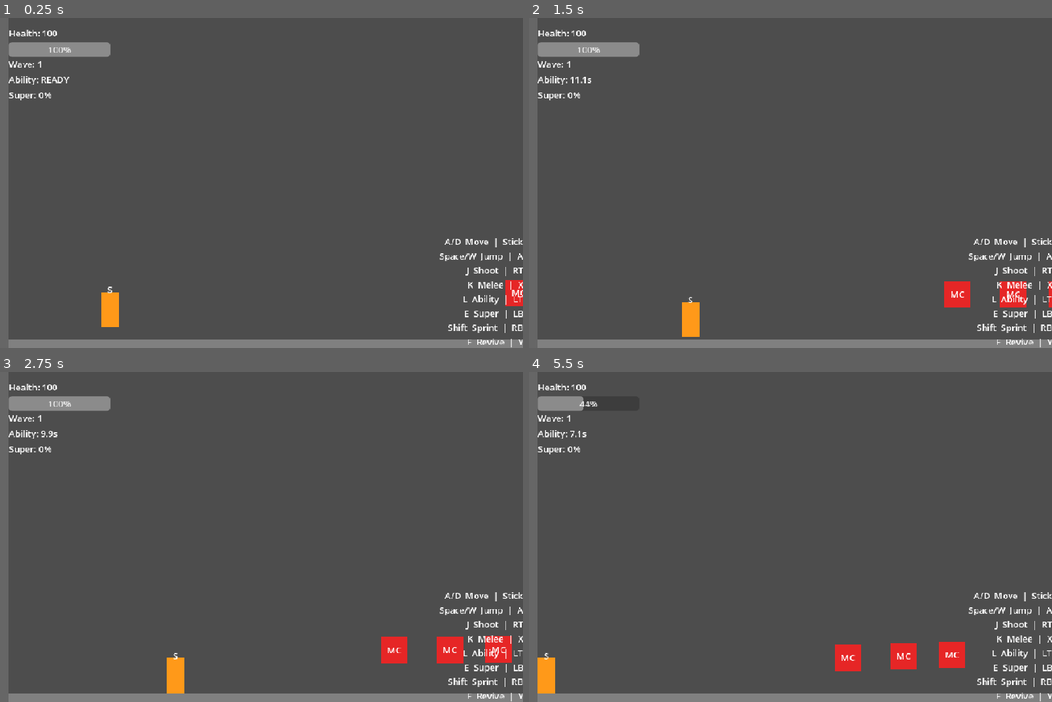
Above: before the commit, frames 1-4 (two rows, left to right).
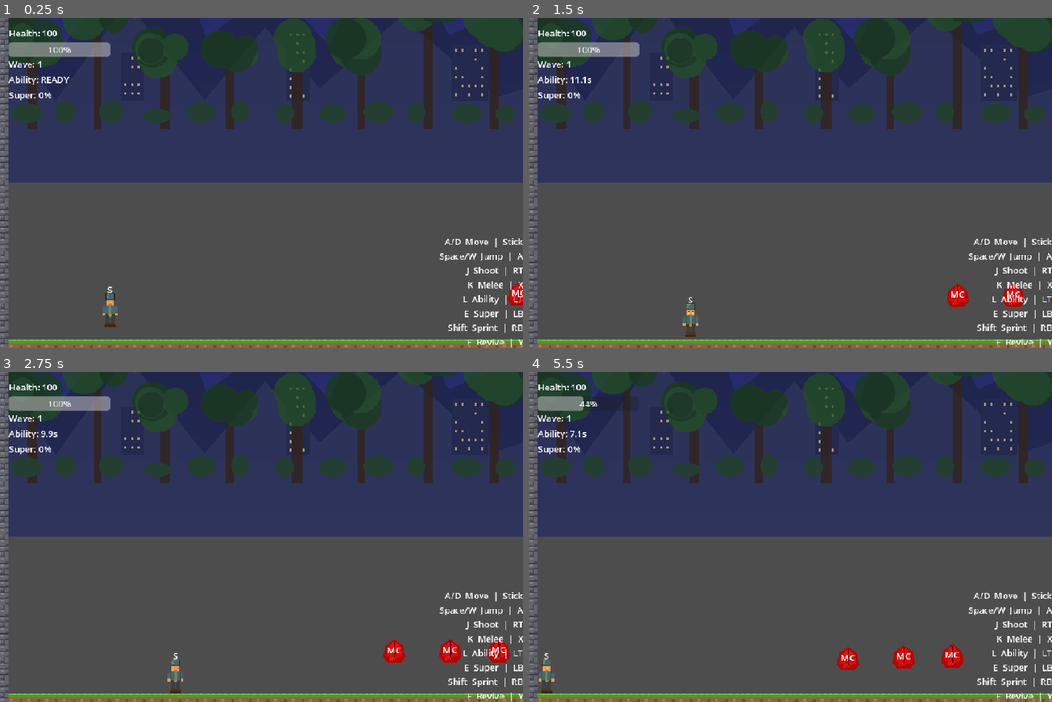
Above: after the commit, the same moments.

Repository: McSchnizzle/drew-coop-game
Game: Godot game, scene res://scenes/game.tscn
Two runs of this game, one before a commit and one after it. Both use one fixed random seed, a clock stepped at 60 frames per second and the inputs below. This scene is started directly instead of the project's main scene.
Inputs:
- Up to frame 1 (0.25 s): no input
- Up to frame 2 (1.5 s): hold D (move_right) 0.53-1.28 s; tap L (ability) at 0.6 s; tap Space (jump) at 0.77 s; hold A (move_left) from 1.28 s (still down); tap F (interact) at 1.35 s
- Up to frame 3 (2.75 s): tap Space (jump) at 1.52 s; release A (move_left) at 2.03 s; hold D (move_right) from 2.03 s (still down); tap K (melee) at 2.1 s
- Up to frame 4 (5.5 s): tap J (shoot) at 2.85 s; tap Space (jump) at 3.02, 3.77, 4.52 s; release D (move_right) at 3.53 s; hold A (move_left) from 3.53 s (still down); tap Shift (sprint) at 3.6 s; tap E (super) at 4.35 s; tap L (ability) at 5.1 s

The runs differ from the first frame. In frame 1, 52% of the frame differs, in the area x 0-100%, y 0-100%; in frame 2, 52%; in frame 3, 52%; in frame 4, 53%.

Commit message:
Replace all placeholder ColorRects with pixel art sprites and add parallax backgrounds
- Generate 16 pixel art PNG sprites (player, 5 enemy types, 2 projectile types,
  turret, 3 tile types, 3 parallax background layers) using PIL
- Replace ColorRect nodes with Sprite2D/TextureRect in all 10 gameplay scenes
  (player, enemy, 4 enemy variants, 2 projectiles, turret, game)
- Add 3-layer parallax scrolling background to game.tscn (sky, mountains, trees)
- Replace floor/wall/ceiling gray rects with tiled TextureRect sprites
- Update all GDScript references from ColorRect to Sprite2D with modulate-based
  color effects (hit flash, downed state, role colors, tier scaling)
- Hallucination enemy swaps textures between disguised and revealed forms
- Merge Conflict enemy uses Sprite2D scale for tier size changes
- All collision shapes, multiplayer sync, and game logic unchanged

Co-Authored-By: Claude Opus 4.6 <noreply@anthropic.com>

Diff:
--- a/game/scenes/enemies/enemy_context_rot.tscn
+++ b/game/scenes/enemies/enemy_context_rot.tscn
@@ -1,6 +1,7 @@
-[gd_scene load_steps=5 format=3 uid="uid://enemy_cr001"]
+[gd_scene load_steps=6 format=3 uid="uid://enemy_cr001"]
 
 [ext_resource type="Script" path="res://scripts/enemies/enemy_context_rot.gd" id="1_enemy"]
+[ext_resource type="Texture2D" path="res://assets/enemies/enemy_context_rot.png" id="2_tex_enemy"]
 
 [sub_resource type="RectangleShape2D" id="RectangleShape2D_body"]
 size = Vector2(40, 40)
@@ -25,12 +26,8 @@
 [node name="CollisionShape2D" type="CollisionShape2D" parent="."]
 shape = SubResource("RectangleShape2D_body")
 
-[node name="ColorRect" type="ColorRect" parent="."]
-offset_left = -20.0
-offset_top = -20.0
-offset_right = 20.0
-offset_bottom = 20.0
-color = Color(0.7, 0.8, 0.1, 1)
+[node name="Sprite2D" type="Sprite2D" parent="."]
+texture = ExtResource("2_tex_enemy")
 
 [node name="TypeLabel" type="Label" parent="."]
 offset_left = -20.0
--- a/game/scenes/enemies/enemy_dependency_hell.tscn
+++ b/game/scenes/enemies/enemy_dependency_hell.tscn
@@ -1,6 +1,7 @@
-[gd_scene load_steps=5 format=3 uid="uid://enemy_dh001"]
+[gd_scene load_steps=6 format=3 uid="uid://enemy_dh001"]
 
 [ext_resource type="Script" path="res://scripts/enemies/enemy_dependency_hell.gd" id="1_enemy"]
+[ext_resource type="Texture2D" path="res://assets/enemies/enemy_dependency_hell.png" id="2_tex_enemy"]
 
 [sub_resource type="RectangleShape2D" id="RectangleShape2D_body"]
 size = Vector2(56, 56)
@@ -25,12 +26,8 @@
 [node name="CollisionShape2D" type="CollisionShape2D" parent="."]
 shape = SubResource("RectangleShape2D_body")
 
-[node name="ColorRect" type="ColorRect" parent="."]
-offset_left = -28.0
-offset_top = -28.0
-offset_right = 28.0
-offset_bottom = 28.0
-color = Color(0.15, 0.15, 0.6, 1)
+[node name="Sprite2D" type="Sprite2D" parent="."]
+texture = ExtResource("2_tex_enemy")
 
 [node name="TypeLabel" type="Label" parent="."]
 offset_left = -28.0
--- a/game/scenes/enemies/enemy_hallucination.tscn
+++ b/game/scenes/enemies/enemy_hallucination.tscn
@@ -1,6 +1,8 @@
-[gd_scene load_steps=5 format=3 uid="uid://enemy_hall001"]
+[gd_scene load_steps=7 format=3 uid="uid://enemy_hall001"]
 
 [ext_resource type="Script" path="res://scripts/enemies/enemy_hallucination.gd" id="1_enemy"]
+[ext_resource type="Texture2D" path="res://assets/enemies/enemy_hallucination_disguised.png" id="2_tex_disguised"]
+[ext_resource type="Texture2D" path="res://assets/enemies/enemy_hallucination_revealed.png" id="3_tex_revealed"]
 
 [sub_resource type="RectangleShape2D" id="RectangleShape2D_body"]
 size = Vector2(24, 24)
@@ -28,12 +30,8 @@
 [node name="CollisionShape2D" type="CollisionShape2D" parent="."]
 shape = SubResource("RectangleShape2D_body")
 
-[node name="ColorRect" type="ColorRect" parent="."]
-offset_left = -12.0
-offset_top = -12.0
-offset_right = 12.0
-offset_bottom = 12.0
-color = Color(0.2, 0.9, 0.2, 1)
+[node name="Sprite2D" type="Sprite2D" parent="."]
+texture = ExtResource("2_tex_disguised")
 
 [node name="TypeLabel" type="Label" parent="."]
 offset_left = -12.0
--- a/game/scenes/enemies/enemy_merge_conflict.tscn
+++ b/game/scenes/enemies/enemy_merge_conflict.tscn
@@ -1,6 +1,7 @@
-[gd_scene load_steps=5 format=3 uid="uid://enemy_mc001"]
+[gd_scene load_steps=6 format=3 uid="uid://enemy_mc001"]
 
 [ext_resource type="Script" path="res://scripts/enemies/enemy_merge_conflict.gd" id="1_enemy"]
+[ext_resource type="Texture2D" path="res://assets/enemies/enemy_merge_conflict.png" id="2_tex_enemy"]
 
 [sub_resource type="RectangleShape2D" id="RectangleShape2D_body"]
 size = Vector2(48, 48)
@@ -28,12 +29,8 @@
 [node name="CollisionShape2D" type="CollisionShape2D" parent="."]
 shape = SubResource("RectangleShape2D_body")
 
-[node name="ColorRect" type="ColorRect" parent="."]
-offset_left = -24.0
-offset_top = -24.0
-offset_right = 24.0
-offset_bottom = 24.0
-color = Color(0.9, 0.15, 0.15, 1)
+[node name="Sprite2D" type="Sprite2D" parent="."]
+texture = ExtResource("2_tex_enemy")
 
 [node name="TypeLabel" type="Label" parent="."]
 offset_left = -24.0
--- a/game/scenes/enemy.tscn
+++ b/game/scenes/enemy.tscn
@@ -1,6 +1,7 @@
-[gd_scene load_steps=5 format=3 uid="uid://enemy001"]
+[gd_scene load_steps=6 format=3 uid="uid://enemy001"]
 
 [ext_resource type="Script" path="res://scripts/enemy.gd" id="1_enemy"]
+[ext_resource type="Texture2D" path="res://assets/enemies/enemy_basic.png" id="2_tex_enemy"]
 
 [sub_resource type="RectangleShape2D" id="RectangleShape2D_body"]
 size = Vector2(48, 48)
@@ -22,12 +23,8 @@
 [node name="CollisionShape2D" type="CollisionShape2D" parent="."]
 shape = SubResource("RectangleShape2D_body")
 
-[node name="ColorRect" type="ColorRect" parent="."]
-offset_left = -24.0
-offset_top = -24.0
-offset_right = 24.0
-offset_bottom = 24.0
-color = Color(0.9, 0.15, 0.15, 1)
+[node name="Sprite2D" type="Sprite2D" parent="."]
+texture = ExtResource("2_tex_enemy")
 
 [node name="Hurtbox" type="Area2D" parent="."]
 
--- a/game/scenes/game.tscn
+++ b/game/scenes/game.tscn
@@ -11,6 +11,12 @@
 [ext_resource type="PackedScene" path="res://scenes/projectile_enemy.tscn" id="9_proj_enemy"]
 [ext_resource type="PackedScene" path="res://scenes/turret.tscn" id="10_turret"]
 [ext_resource type="Script" path="res://scripts/wave_manager.gd" id="11_wave"]
+[ext_resource type="Texture2D" path="res://assets/backgrounds/bg_sky.png" id="12_bg_sky"]
+[ext_resource type="Texture2D" path="res://assets/backgrounds/bg_mountains.png" id="13_bg_mountains"]
+[ext_resource type="Texture2D" path="res://assets/backgrounds/bg_trees.png" id="14_bg_trees"]
+[ext_resource type="Texture2D" path="res://assets/tiles/ground.png" id="15_tile_ground"]
+[ext_resource type="Texture2D" path="res://assets/tiles/wall.png" id="16_tile_wall"]
+[ext_resource type="Texture2D" path="res://assets/tiles/ceiling.png" id="17_tile_ceiling"]
 
 [sub_resource type="RectangleShape2D" id="RectangleShape2D_floor"]
 size = Vector2(1200, 32)
@@ -24,6 +30,33 @@
 [node name="Game" type="Node2D"]
 script = ExtResource("1_game")
 
+[node name="ParallaxSky" type="Parallax2D" parent="."]
+scroll_scale = Vector2(0.1, 0.1)
+repeat_size = Vector2(1920, 0)
+
+[node name="Sprite2D" type="Sprite2D" parent="ParallaxSky"]
+texture = ExtResource("12_bg_sky")
+centered = false
+position = Vector2(-480, -400)
+
+[node name="ParallaxMountains" type="Parallax2D" parent="."]
+scroll_scale = Vector2(0.3, 0.2)
+repeat_size = Vector2(1920, 0)
+
+[node name="Sprite2D" type="Sprite2D" parent="ParallaxMountains"]
+texture = ExtResource("13_bg_mountains")
+centered = false
+position = Vector2(-480, -400)
+
+[node name="ParallaxTrees" type="Parallax2D" parent="."]
+scroll_scale = Vector2(0.6, 0.4)
+repeat_size = Vector2(1920, 0)
+
+[node name="Sprite2D" type="Sprite2D" parent="ParallaxTrees"]
+texture = ExtResource("14_bg_trees")
+centered = false
+position = Vector2(-480, -400)
+
 [node name="Level" type="Node2D" parent="."]
 
 [node name="Floor" type="StaticBody2D" parent="Level"]
@@ -32,12 +65,13 @@
 [node name="CollisionShape2D" type="CollisionShape2D" parent="Level/Floor"]
 shape = SubResource("RectangleShape2D_floor")
 
-[node name="ColorRect" type="ColorRect" parent="Level/Floor"]
+[node name="FloorSprite" type="TextureRect" parent="Level/Floor"]
 offset_left = -600.0
 offset_top = -16.0
 offset_right = 600.0
 offset_bottom = 16.0
-color = Color(0.5, 0.5, 0.5, 1)
+texture = ExtResource("15_tile_ground")
+stretch_mode = 1
 
 [node name="LeftWall" type="StaticBody2D" parent="Level"]
 position = Vector2(0, 250)
@@ -45,12 +79,13 @@
 [node name="CollisionShape2D" type="CollisionShape2D" parent="Level/LeftWall"]
 shape = SubResource("RectangleShape2D_wall")
 
-[node name="ColorRect" type="ColorRect" parent="Level/LeftWall"]
+[node name="WallSprite" type="TextureRect" parent="Level/LeftWall"]
 offset_left = -16.0
 offset_top = -350.0
 offset_right = 16.0
 offset_bottom = 350.0
-color = Color(0.4, 0.4, 0.4, 1)
+texture = ExtResource("16_tile_wall")
+stretch_mode = 1
 
 [node name="RightWall" type="StaticBody2D" parent="Level"]
 position = Vector2(1200, 250)
@@ -58,12 +93,13 @@
 [node name="CollisionShape2D" type="CollisionShape2D" parent="Level/RightWall"]
 shape = SubResource("RectangleShape2D_wall")
 
-[node name="ColorRect" type="ColorRect" parent="Level/RightWall"]
+[node name="WallSprite" type="TextureRect" parent="Level/RightWall"]
 offset_left = -16.0
 offset_top = -350.0
 offset_right = 16.0
 offset_bottom = 350.0
-color = Color(0.4, 0.4, 0.4, 1)
+texture = ExtResource("16_tile_wall")
+stretch_mode = 1
 
 [node name="Ceiling" type="StaticBody2D" parent="Level"]
 position = Vector2(600, -100)
@@ -71,12 +107,13 @@
 [node name="CollisionShape2D" type="CollisionShape2D" parent="Level/Ceiling"]
 shape = SubResource("RectangleShape2D_ceiling")
 
-[node name="ColorRect" type="ColorRect" parent="Level/Ceiling"]
+[node name="CeilingSprite" type="TextureRect" parent="Level/Ceiling"]
 offset_left = -600.0
 offset_top = -16.0
 offset_right = 600.0
 offset_bottom = 16.0
-color = Color(0.4, 0.4, 0.4, 1)
+texture = ExtResource("17_tile_ceiling")
+stretch_mode = 1
 
 [node name="Players" type="Node2D" parent="."]
 
--- a/game/scenes/player.tscn
+++ b/game/scenes/player.tscn
@@ -1,8 +1,9 @@
-[gd_scene load_steps=7 format=3 uid="uid://player001"]
+[gd_scene load_steps=8 format=3 uid="uid://player001"]
 
 [ext_resource type="Script" path="res://scripts/player.gd" id="1_player"]
 [ext_resource type="Script" path="res://scripts/ability_manager.gd" id="2_ability_mgr"]
 [ext_resource type="Script" path="res://scripts/revive_system.gd" id="3_revive_sys"]
+[ext_resource type="Texture2D" path="res://assets/sprites/player.png" id="4_tex_player"]
 
 [sub_resource type="RectangleShape2D" id="RectangleShape2D_body"]
 size = Vector2(32, 64)
@@ -68,12 +69,8 @@
 [node name="CollisionShape2D" type="CollisionShape2D" parent="."]
 shape = SubResource("RectangleShape2D_body")
 
-[node name="ColorRect" type="ColorRect" parent="."]
-offset_left = -16.0
-offset_top = -32.0
-offset_right = 16.0
-offset_bottom = 32.0
-color = Color(0.2, 0.4, 1.0, 1)
+[node name="Sprite2D" type="Sprite2D" parent="."]
+texture = ExtResource("4_tex_player")
 
 [node name="RoleLabel" type="Label" parent="."]
 offset_left = -16.0
--- a/game/scenes/projectile.tscn
+++ b/game/scenes/projectile.tscn
@@ -1,6 +1,7 @@
-[gd_scene load_steps=4 format=3 uid="uid://proj001"]
+[gd_scene load_steps=5 format=3 uid="uid://proj001"]
 
 [ext_resource type="Script" path="res://scripts/projectile.gd" id="1_projectile"]
+[ext_resource type="Texture2D" path="res://assets/effects/projectile.png" id="2_tex_projectile"]
 
 [sub_resource type="RectangleShape2D" id="RectangleShape2D_body"]
 size = Vector2(8, 8)
@@ -19,12 +20,8 @@
 [node name="CollisionShape2D" type="CollisionShape2D" parent="."]
 shape = SubResource("RectangleShape2D_body")
 
-[node name="ColorRect" type="ColorRect" parent="."]
-offset_left = -4.0
-offset_top = -4.0
-offset_right = 4.0
-offset_bottom = 4.0
-color = Color(1.0, 0.95, 0.2, 1)
+[node name="Sprite2D" type="Sprite2D" parent="."]
+texture = ExtResource("2_tex_projectile")
 
 [node name="MultiplayerSynchronizer" type="MultiplayerSynchronizer" parent="."]
 replication_config = SubResource("SceneReplicationConfig_projectile")
--- a/game/scenes/projectile_enemy.tscn
+++ b/game/scenes/projectile_enemy.tscn
@@ -1,6 +1,7 @@
-[gd_scene load_steps=4 format=3 uid="uid://proj_enemy001"]
+[gd_scene load_steps=5 format=3 uid="uid://proj_enemy001"]
 
 [ext_resource type="Script" path="res://scripts/entities/projectile_enemy.gd" id="1_projectile"]
+[ext_resource type="Texture2D" path="res://assets/effects/projectile_enemy.png" id="2_tex_projectile"]
 
 [sub_resource type="RectangleShape2D" id="RectangleShape2D_body"]
 size = Vector2(12, 12)
@@ -19,12 +20,8 @@
 [node name="CollisionShape2D" type="CollisionShape2D" parent="."]
 shape = SubResource("RectangleShape2D_body")
 
-[node name="ColorRect" type="ColorRect" parent="."]
-offset_left = -6.0
-offset_top = -6.0
-offset_right = 6.0
-offset_bottom = 6.0
-color = Color(0.9, 0.2, 0.1, 1)
+[node name="Sprite2D" type="Sprite2D" parent="."]
+texture = ExtResource("2_tex_projectile")
 
 [node name="MultiplayerSynchronizer" type="MultiplayerSynchronizer" parent="."]
 replication_config = SubResource("SceneReplicationConfig_projectile")
--- a/game/scenes/turret.tscn
+++ b/game/scenes/turret.tscn
@@ -1,6 +1,7 @@
-[gd_scene format=3 uid="uid://turret001"]
+[gd_scene load_steps=6 format=3 uid="uid://turret001"]
 
 [ext_resource type="Script" path="res://scripts/entities/turret.gd" id="1_turret"]
+[ext_resource type="Texture2D" path="res://assets/effects/turret.png" id="2_tex_turret"]
 
 [sub_resource type="RectangleShape2D" id="RectangleShape2D_body"]
 size = Vector2(24, 24)
@@ -25,12 +26,8 @@
 [node name="CollisionShape2D" type="CollisionShape2D" parent="."]
 shape = SubResource("RectangleShape2D_body")
 
-[node name="ColorRect" type="ColorRect" parent="."]
-offset_left = -12.0
-offset_top = -12.0
-offset_right = 12.0
-offset_bottom = 12.0
-color = Color(0, 0.8, 0.8, 1)
+[node name="Sprite2D" type="Sprite2D" parent="."]
+texture = ExtResource("2_tex_turret")
 
 [node name="TypeLabel" type="Label" parent="."]
 offset_left = -12.0
--- a/game/scripts/enemies/enemy_base.gd
+++ b/game/scripts/enemies/enemy_base.gd
@@ -105,15 +105,15 @@
 @rpc("authority", "call_local", "reliable")
 func _show_hit_flash() -> void:
 	# Brief white flash so players see damage landing.
-	var sprite = get_node_or_null("ColorRect")
+	var sprite = get_node_or_null("Sprite2D")
 	if not sprite:
 		return
-	var original_color: Color = sprite.color
-	sprite.color = Color(1.0, 1.0, 1.0, 1.0)
+	var original_modulate: Color = sprite.modulate
+	sprite.modulate = Color(3.0, 3.0, 3.0, 1.0)
 	# Guard against the node being freed before the timer fires (e.g. enemy dies).
 	get_tree().create_timer(0.1).timeout.connect(func():
 		if is_instance_valid(sprite):
-			sprite.color = original_color
+			sprite.modulate = original_modulate
 	)
 
 
--- a/game/scripts/enemies/enemy_context_rot.gd
+++ b/game/scripts/enemies/enemy_context_rot.gd
@@ -25,15 +25,7 @@
 	contact_damage = CR_PROJ_DAMAGE
 	_current_state = State.IDLE
 
-	# Set visual
-	var half := CR_SIZE / 2.0
-	var color_rect = get_node_or_null("ColorRect") as ColorRect
-	if color_rect:
-		color_rect.offset_left = -half.x
-		color_rect.offset_top = -half.y
-		color_rect.offset_right = half.x
-		color_rect.offset_bottom = half.y
-		color_rect.color = COLOR
+	# Sprite2D is set via the scene file; no ColorRect resize needed.
 
 
 func _state_chase(delta: float) -> void:
--- a/game/scripts/enemies/enemy_dependency_hell.gd
+++ b/game/scripts/enemies/enemy_dependency_hell.gd
@@ -18,15 +18,7 @@
 	contact_damage = DH_CONTACT_DMG
 	_current_state = State.IDLE
 
-	# Set visual
-	var half := DH_SIZE / 2.0
-	var color_rect = get_node_or_null("ColorRect") as ColorRect
-	if color_rect:
-		color_rect.offset_left = -half.x
-		color_rect.offset_top = -half.y
-		color_rect.offset_right = half.x
-		color_rect.offset_bottom = half.y
-		color_rect.color = COLOR
+	# Sprite2D is set via the scene file; no ColorRect resize needed.
 
 
 func _physics_process(delta: float) -> void:
--- a/game/scripts/enemies/enemy_hallucination.gd
+++ b/game/scripts/enemies/enemy_hallucination.gd
@@ -89,14 +89,12 @@
 
 
 func _update_visual_disguised() -> void:
-	var half := HALL_DISGUISED_SIZE / 2.0
-	var color_rect = get_node_or_null("ColorRect") as ColorRect
-	if color_rect:
-		color_rect.offset_left = -half.x
-		color_rect.offset_top = -half.y
-		color_rect.offset_right = half.x
-		color_rect.offset_bottom = half.y
-		color_rect.color = COLOR_DISGUISED
+	var sprite = get_node_or_null("Sprite2D") as Sprite2D
+	if sprite:
+		var tex_disguised = load("res://assets/enemies/enemy_hallucination_disguised.png")
+		if tex_disguised:
+			sprite.texture = tex_disguised
+		sprite.modulate = Color(1.0, 1.0, 1.0, 1.0)
 	var label = get_node_or_null("TypeLabel") as Label
 	if label:
 		label.text = "+"
@@ -104,13 +102,12 @@
 
 func _update_visual_revealed() -> void:
 	var half := HALL_REVEALED_SIZE / 2.0
-	var color_rect = get_node_or_null("ColorRect") as ColorRect
-	if color_rect:
-		color_rect.offset_left = -half.x
-		color_rect.offset_top = -half.y
-		color_rect.offset_right = half.x
-		color_rect.offset_bottom = half.y
-		color_rect.color = COLOR_REVEALED
+	var sprite = get_node_or_null("Sprite2D") as Sprite2D
+	if sprite:
+		var tex_revealed = load("res://assets/enemies/enemy_hallucination_revealed.png")
+		if tex_revealed:
+			sprite.texture = tex_revealed
+		sprite.modulate = Color(1.0, 1.0, 1.0, 1.0)
 	var label = get_node_or_null("TypeLabel") as Label
 	if label:
 		label.text = "!"
--- a/game/scripts/enemies/enemy_merge_conflict.gd
+++ b/game/scripts/enemies/enemy_merge_conflict.gd
@@ -29,15 +29,13 @@
 	speed = TIER_SPEED[size_tier]
 	contact_damage = TIER_CONTACT_DMG[size_tier]
 
-	# Update visual size
-	var half := TIER_SIZE[size_tier] / 2.0
-	var color_rect = get_node_or_null("ColorRect") as ColorRect
-	if color_rect:
-		color_rect.offset_left = -half.x
-		color_rect.offset_top = -half.y
-		color_rect.offset_right = half.x
-		color_rect.offset_bottom = half.y
-		color_rect.color = TIER_COLORS[size_tier]
+	# Update visual size via Sprite2D scale and tint per tier
+	var sprite = get_node_or_null("Sprite2D") as Sprite2D
+	if sprite:
+		var base_size := Vector2(48, 48)  # Original sprite is 48x48
+		var target_size := TIER_SIZE[size_tier]
+		sprite.scale = target_size / base_size
+		sprite.modulate = TIER_COLORS[size_tier]
 
 	# Update collision shapes
 	var body_shape = get_node_or_null("CollisionShape2D")
--- a/game/scripts/player.gd
+++ b/game/scripts/player.gd
@@ -468,19 +468,19 @@
 
 @rpc("authority", "call_local", "reliable")
 func _show_downed_visual() -> void:
-	var color_rect = get_node_or_null("ColorRect") as ColorRect
-	if color_rect:
-		color_rect.color = Color(0.5, 0.5, 0.5, 1.0)
+	var sprite = get_node_or_null("Sprite2D")
+	if sprite:
+		sprite.modulate = Color(0.5, 0.5, 0.5, 1.0)
 
 
 @rpc("authority", "call_local", "reliable")
 func _set_role_color(role: String) -> void:
-	var color_rect = get_node_or_null("ColorRect") as ColorRect
-	if color_rect:
+	var sprite = get_node_or_null("Sprite2D")
+	if sprite:
 		if role == "engineer":
-			color_rect.color = Color(0.2, 0.8, 0.3, 1.0)
+			sprite.modulate = Color(0.6, 1.0, 0.7, 1.0)
 		else:
-			color_rect.color = Color(1.0, 0.6, 0.1, 1.0)
+			sprite.modulate = Color(1.0, 0.8, 0.5, 1.0)
 	var role_label = get_node_or_null("RoleLabel") as Label
 	if role_label:
 		role_label.text = "S" if role == "striker" else "E"
--- a/game/version.cfg
+++ b/game/version.cfg
@@ -1,2 +1,2 @@
 [version]
-version="0.1.4"
+version="0.1.5"
Binary file added: game/assets/backgrounds/bg_mountains.png
Binary file added: game/assets/backgrounds/bg_sky.png
Binary file added: game/assets/backgrounds/bg_trees.png
Binary file added: game/assets/effects/projectile.png
Binary file added: game/assets/effects/projectile_enemy.png
Binary file added: game/assets/effects/turret.png
Binary file added: game/assets/enemies/enemy_basic.png
Binary file added: game/assets/enemies/enemy_context_rot.png
Binary file added: game/assets/enemies/enemy_dependency_hell.png
Binary file added: game/assets/enemies/enemy_hallucination_disguised.png
Binary file added: game/assets/enemies/enemy_hallucination_revealed.png
Binary file added: game/assets/enemies/enemy_merge_conflict.png
(and 5 more such lines)
